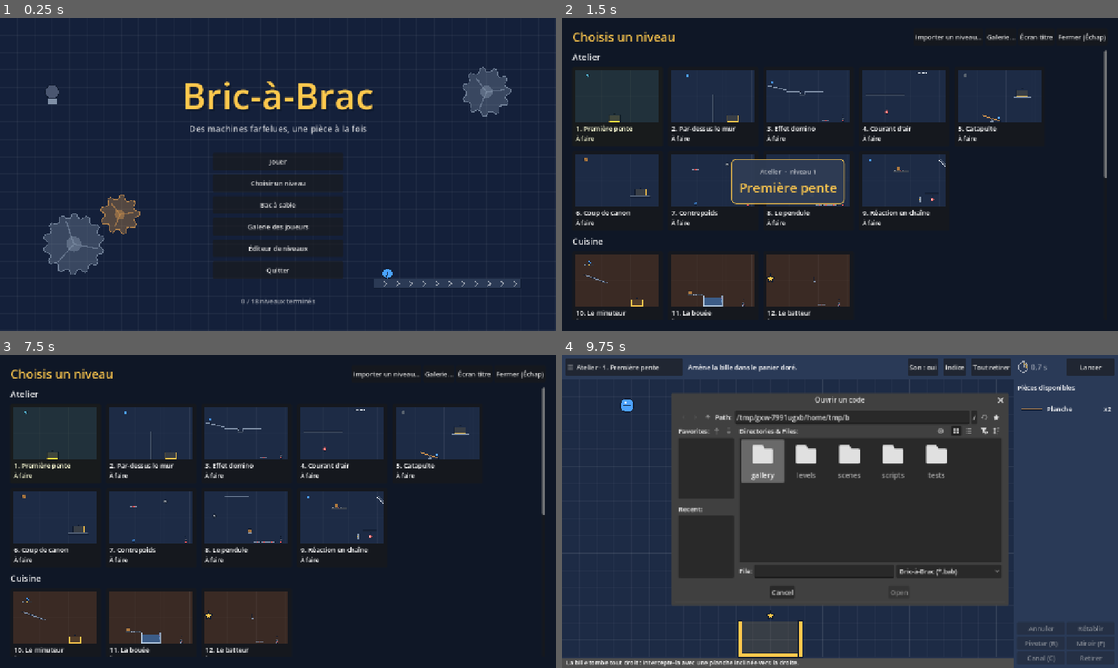
Above: before the commit, frames 1-4 (two rows, left to right).
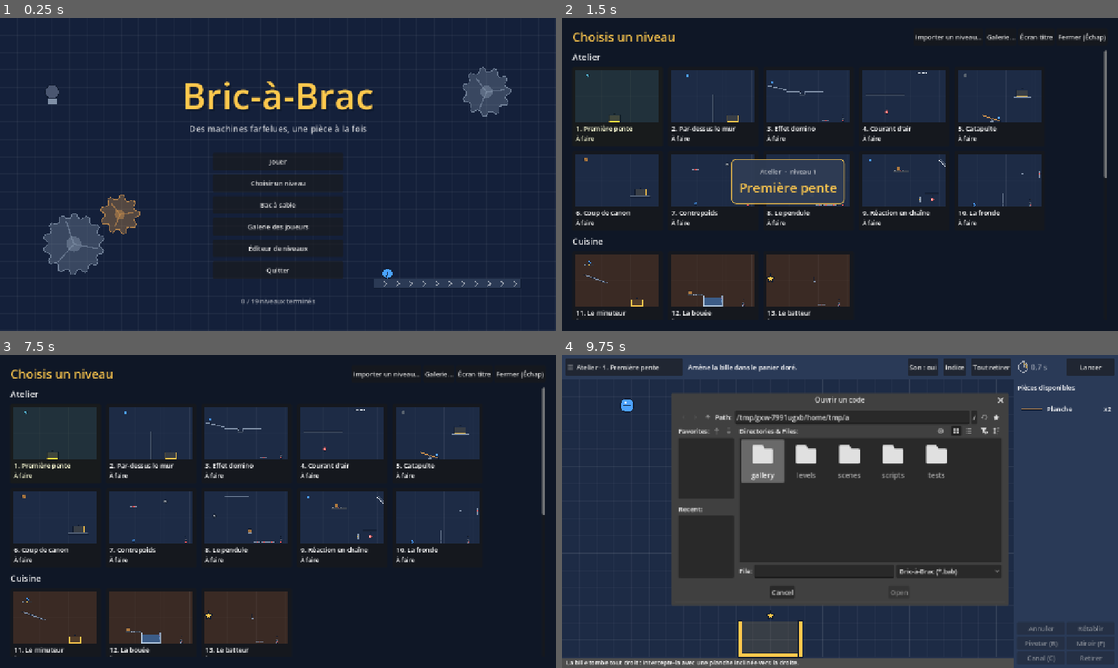
Above: after the commit, the same moments.

Repository: HackTechDev/bricabrac
Game: Godot game, scene res://scenes/main.tscn
Two runs of this game, one before a commit and one after it. Both use one fixed random seed, a clock stepped at 60 frames per second and the inputs below.
Inputs (mouse positions are in pixels of both pictures, inside the frame that each line leads up to):
- Up to frame 1 (0.25 s): no input
- Up to frame 2 (1.5 s): click "Jouer" at 0.5 s; click "☰ Atelier · 1. Première pente" at 1.25 s
- Up to frame 3 (7.5 s): click "Son : oui" at 2 s; click (278, 505) at 2.77 s; type "Alex" at 2.85 s; click "Indice" at 3.5 s; click "Tout retirer" at 4.25 s; click "Lancer" at 5 s; click "Arrêter" at 5.75 s; click "Passer le tutoriel" at 6.5 s; click "☰ Atelier · 1. Première pente" at 7.25 s
- Up to frame 4 (9.75 s): click "Importer un niveau…" at 8 s; click "Importer" at 8.75 s; click "Ouvrir un fichier…" at 9.5 s

The runs differ from the first frame. In frame 1, less than 0.1% of the frame differs, in the area x 45-47%, y 90-92%; in frame 2, 2.6%, in the area x 3-87%, y 43-96%; in frame 3, 2.6%; in frame 4, less than 0.1%.

Commit message:
Nouveau niveau : La fronde (atelier)
L'élastique n'amortit plus sa détente : tendu, il claque et lance la bille
au-delà de son point d'attache. Les fichiers de niveau sont numérotés par
monde (atelier 01-19, cuisine 20, usine 30, espace 40).

Co-Authored-By: Claude Opus 5.5 <noreply@anthropic.com>

Diff:
--- /dev/null
+++ b/levels/10_fronde.cfg
@@ -0,0 +1,20 @@
+[niveau]
+
+id="fronde"
+world="atelier"
+name="La fronde"
+par_time=2.0
+goal_text="Allume la lampe : envoie la bille sur la plaque, de l'autre côté du mur."
+intro="L'élastique tire comme un ressort. Tendu au départ, il claque et lance ce qu'il tient."
+hint="Accroche l'élastique de la bille au clou, puis tends-le avec R : à 50 % au moins, la bille passe le mur."
+fixed=[
+{ "kind": "ball", "id": "bille", "pos": Vector2(200, 624) },
+{ "kind": "plank", "id": "clou", "pos": Vector2(800, 240), "len": 20.0, "rot": 0.0, "locked": true },
+{ "kind": "plank", "id": "mur", "pos": Vector2(560, 560), "len": 160.0, "rot": 90.0, "locked": true },
+{ "kind": "plate", "id": "plaque", "pos": Vector2(1020, 240), "rot": 270.0, "channel": 1 },
+{ "kind": "lamp", "id": "lampe", "pos": Vector2(900, 612), "channel": 1, "goal": true }
+]
+inventory={ "elastic": 1 }
+solution=[
+{ "kind": "elastic", "id": "p1", "from": "bille", "to": "clou", "tension": 60.0 }
+]
--- a/scripts/parts/elastic_part.gd
+++ b/scripts/parts/elastic_part.gd
@@ -6,7 +6,7 @@
 ## longueur de pose, de quoi faire une catapulte.
 
 const ELASTIC_COLOR := Color("e9a23b")
-## Raideur, en force par pixel d'allongement, et amortissement le long de l'élastique.
+## Raideur, en force par pixel d'allongement, et amortissement de l'allongement.
 const STIFF := 30.0
 const DAMP := 4.0
 
@@ -45,7 +45,9 @@
 	var rate := 0.0
 	for end in ends:
 		rate += end.pull_rate()
-	var force := STIFF * stretch + DAMP * rate
+	# L'amortissement freine l'allongement, mais pas la détente : relâché, l'élastique claque
+	# et lance ce qu'il tient, comme une fronde.
+	var force := STIFF * stretch + DAMP * maxf(rate, 0.0)
 	if force <= 0.0:
 		return
 	var impulse := force / Engine.physics_ticks_per_second
--- a/tests/test_levels.gd
+++ b/tests/test_levels.gd
@@ -39,7 +39,10 @@
 ## connus, et un fichier réécrit puis relu redonne exactement le même niveau.
 func _check_files() -> void:
 	var levels := LevelData.all()
-	_report("fichiers", "18 niveaux lus", levels.size() == 18, "%d lus" % levels.size())
+	var files := Array(DirAccess.get_files_at(LevelFile.DIR)).filter(
+			func(name: String) -> bool: return name.get_extension() == LevelFile.EXTENSION)
+	_report("fichiers", "%d niveaux lus" % files.size(), levels.size() == files.size() and levels.size() >= 18,
+			"%d lus" % levels.size())
 	var ids := {}
 	for level: Dictionary in levels:
 		ids[level.id] = true
--- a/tests/test_ui.gd
+++ b/tests/test_ui.gd
@@ -468,8 +468,9 @@
 	await _key(KEY_TAB)
 	_check("sélection : Tab ouvre", select.visible)
 	await _steps(2)
-	await _click(select.card(10).get_global_rect().get_center(), MOUSE_BUTTON_LEFT)
-	_check("sélection : clic sur une vignette", main.current == 10 and not select.visible)
+	var kitchen := _first_of_world("cuisine")
+	await _click(select.card(kitchen).get_global_rect().get_center(), MOUSE_BUTTON_LEFT)
+	_check("sélection : clic sur une vignette", main.current == kitchen and not select.visible)
 	_check("sélection : nom du monde sur le bouton", main._level_button.text.contains("Cuisine"))
 
 
@@ -805,7 +806,8 @@
 			same.append(file.level.id)
 		else:
 			print("    différent : ", file.path.get_file())
-	_check("jeu : les 18 niveaux reviennent identiques (%d)" % same.size(), same.size() == 18)
+	var count := LevelFile.list_dir(dir).size()
+	_check("jeu : les %d niveaux reviennent identiques (%d)" % [count, same.size()], same.size() == count)
 	main.edit_official(path)
 	main._ask_save_official()
 	main.official_dialog.id_edit.text = "contrepoids_bis"
@@ -974,3 +976,11 @@
 	_check("galerie : adresse de proposition avec le code", url.begins_with(Gallery.ISSUE_URL)
 			and url.contains("Ma%20proposition") and url.contains("BAB1%3A"))
 	main._editor_reset()
+
+
+## Indice du premier niveau d'un monde dans la liste du jeu.
+func _first_of_world(world: String) -> int:
+	for i in main.levels.size():
+		if main.levels[i].get("world", "") == world:
+			return i
+	return -1
Renamed: levels/10_minuteur.cfg -> levels/20_minuteur.cfg
Renamed: levels/11_bouee.cfg -> levels/21_bouee.cfg
Renamed: levels/12_batteur.cfg -> levels/22_batteur.cfg
Renamed: levels/13_engrenages.cfg -> levels/30_engrenages.cfg
Renamed: levels/14_palan.cfg -> levels/31_palan.cfg
Renamed: levels/15_ventilation.cfg -> levels/32_ventilation.cfg
Renamed: levels/16_lunaire.cfg -> levels/40_lunaire.cfg
Renamed: levels/17_sas.cfg -> levels/41_sas.cfg
Renamed: levels/18_orbite.cfg -> levels/42_orbite.cfg
Not shown, changed: IMPROVEMENTS.md
Not shown, changed: TUTORIAL.md
